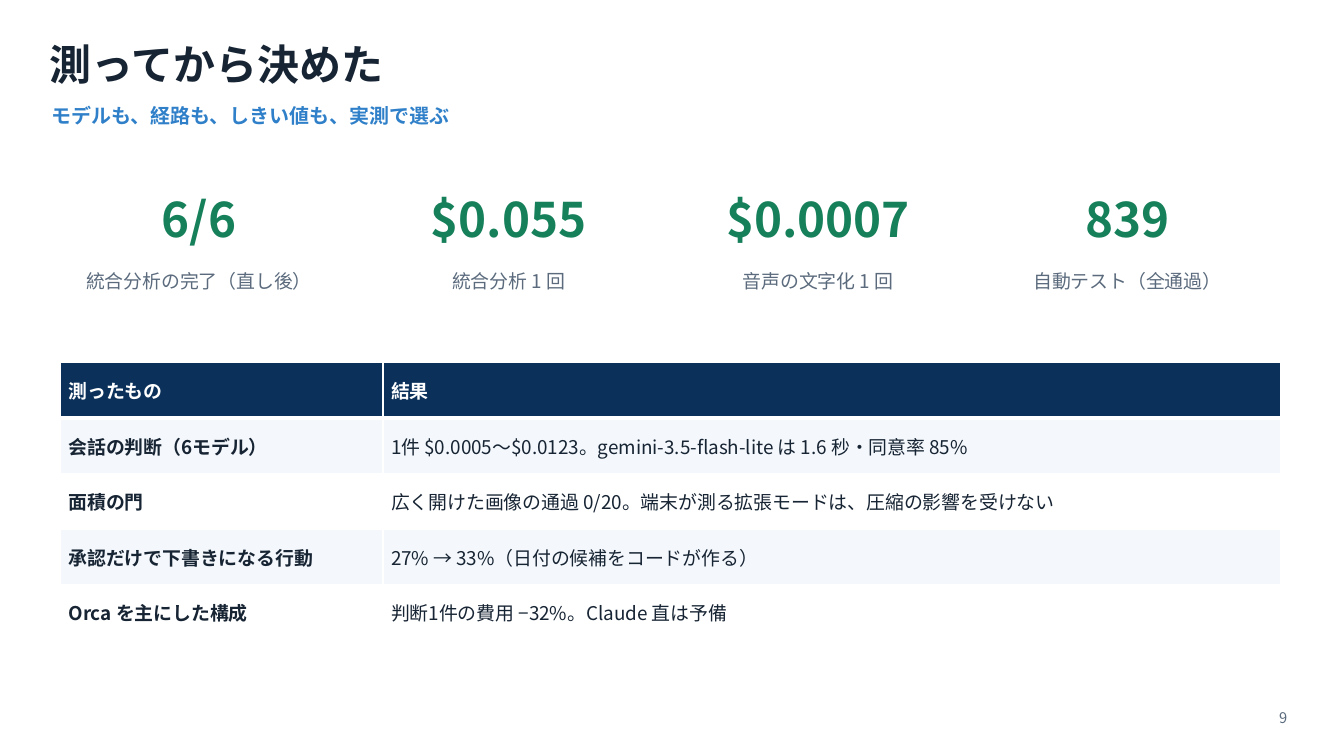
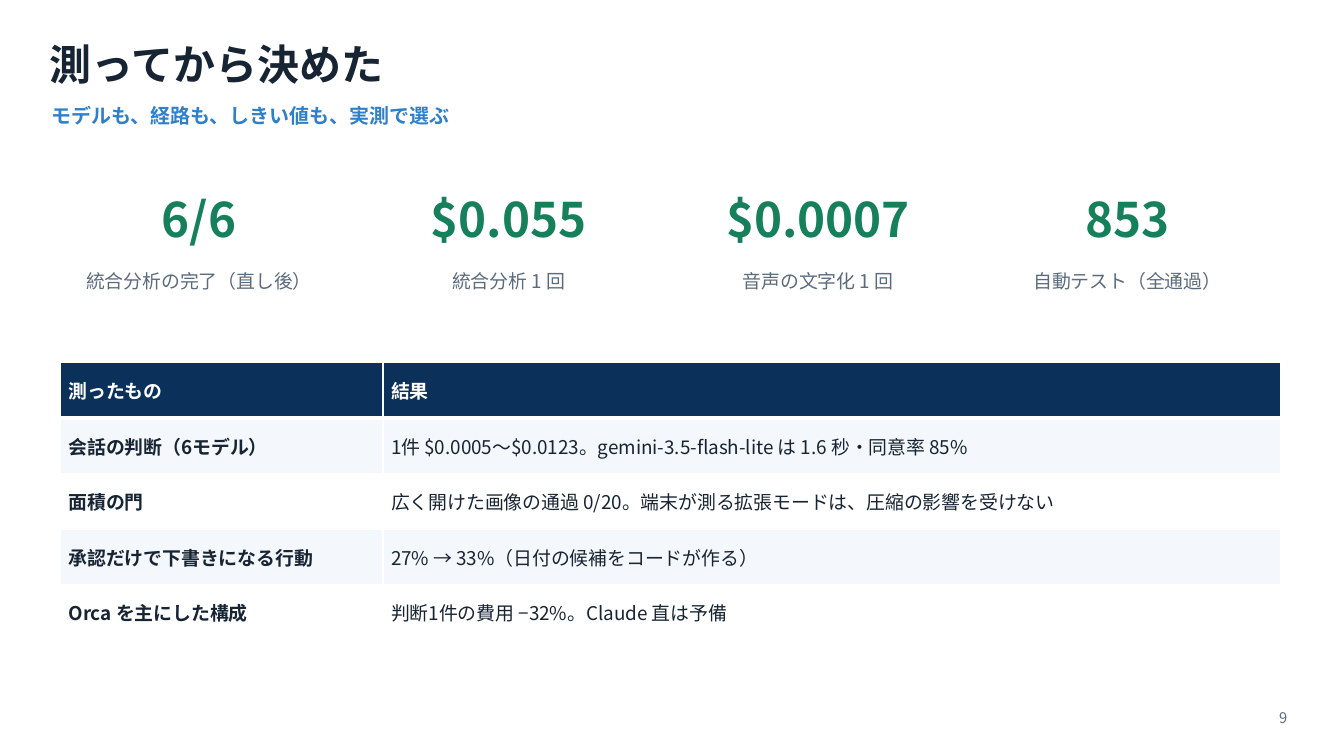
Before and after one commit to 009-next/app_dev, a slide deck: slide 9 of hackathon_materials/slides/Connect-Force_submission.pptx. Drawn at 1344x756 pixels with LibreOffice and Linux fonts; fonts in the diff are those of the drawing. Boxes give left, top, right and bottom in pixels: in the first picture for what was removed or moved away, otherwise in the second. Text is boxed around its words. In the diff, an @@ line names an element or a change of style, - is before the commit and + after.

```diff
--- a/hackathon_materials/slides/Connect-Force_submission.pptx
+++ b/hackathon_materials/slides/Connect-Force_submission.pptx
@@ text at bbox=[1085, 201, 1169, 238]: text changed @@
-839
+853
```
Also in this commit, not shown: 4 other slides changed, 13 other files.
